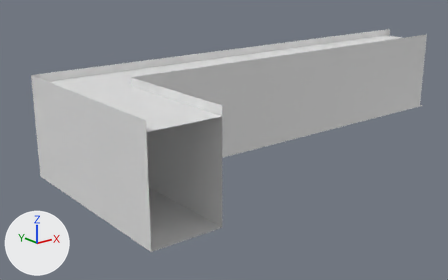
Before and after pictures for a commit that changed the Blender file Team-Capture/Assets/Models/dm_2fort/Map/2fort_interior_longhallway.blend.
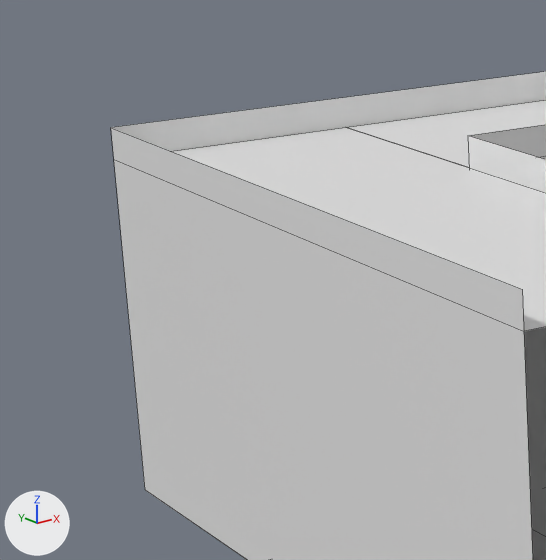
Each version appears first whole from a 50 mm lens placed at (-21.91, -27.33, 9.57), pointed at (1.32, 1.7, -2.04), and next in a close-up on the part from 0% to 34% of the width and 14% to 70% of the height. Lighting does not change. The marker at lower left points along +X, +Y and +Z. The close-ups show mesh edges as thin lines.

Names of what the first close-up shows: '2fort_interior_longhallway'.
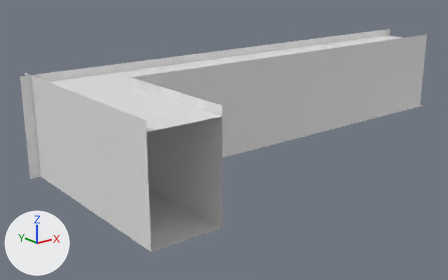
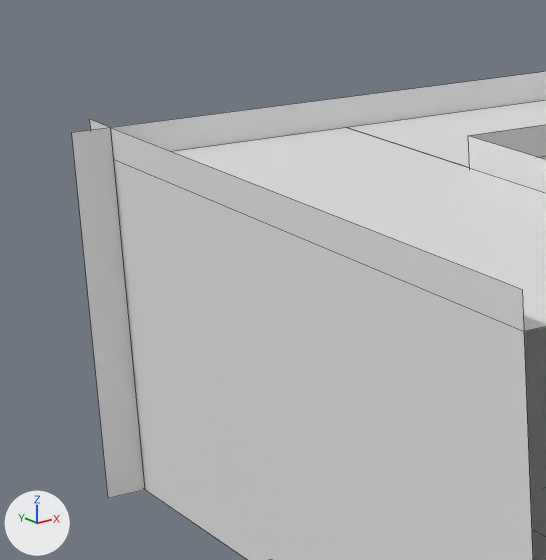
Commit message: Update 2fort

Patch to the scene script:
```diff
--- a/Team-Capture/Assets/Models/dm_2fort/Map/2fort_interior_longhallway.blend.py
+++ b/Team-Capture/Assets/Models/dm_2fort/Map/2fort_interior_longhallway.blend.py
@@ me_2fort @@
 me_2fort.from_pydata(...)  # 22 vertices, 8 faces; spans x -9.5..21.2, y -7.0..4.6, z -2.8..3.0
 # used by ob_2fort_interior_longhallway; location = (0.0, 0.0, 0.0)
 # verts and faces of me_2fort; kept vertices keep their numbers, new ones are numbered from 22
 # before: 1 (-9.5, 4.6, -2.8) at pixel (145, 489), 2 (-9.5, 4.6, 3.0) at pixel (110, 127)
+# me_2fort part 1
+verts[22] = (-9.5, 4.6, -2.8)  # pixel (145, 489)
+verts[23] = (-10.1, 4.6, -2.8)  # pixel (108, 498)
+verts[24] = (-9.5, 4.6, -2.8)  # pixel (145, 489)
+verts[25] = (-9.5, 5.4, -2.8)
+for new, old in zip([*range(26, 30)], [*range(22, 26)]): verts[new] = verts[old] + (0.0, 0.0, 5.8)
+faces += [(1, 22, 26, 2), (22, 23, 27, 26), (22, 26, 28, 24), (24, 28, 29, 25)]
 me_2fort.materials.append(mat_default_obj)
```

What differs and where, as boxes (x1, y1, x2, y2) in the close-ups (546 x 560 px):
'2fort_interior_longhallway', reshaped: before (111, 72, 546, 560); after (72, 72, 546, 560)
part 1 of me_2fort, added: after (72, 119, 145, 499)
